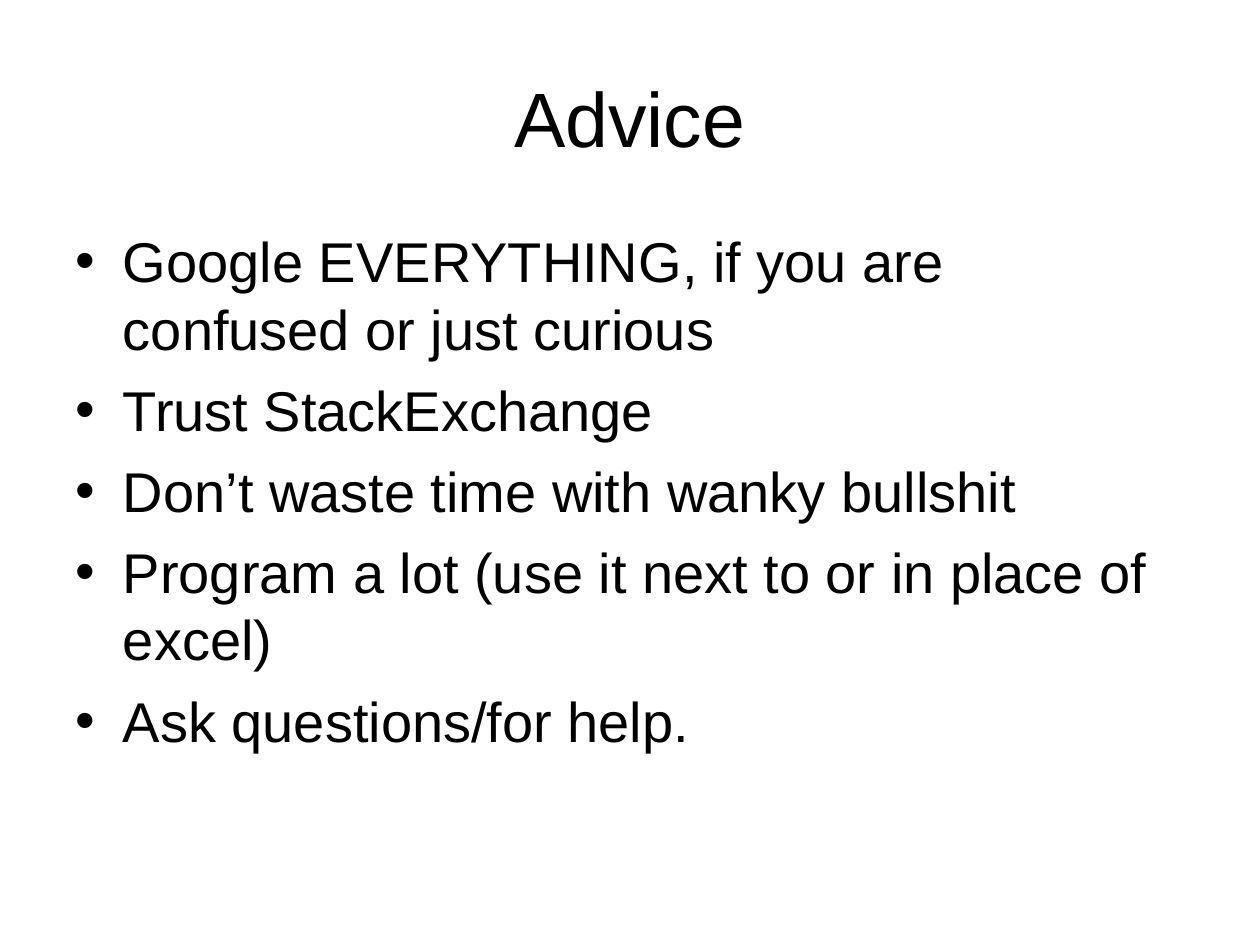
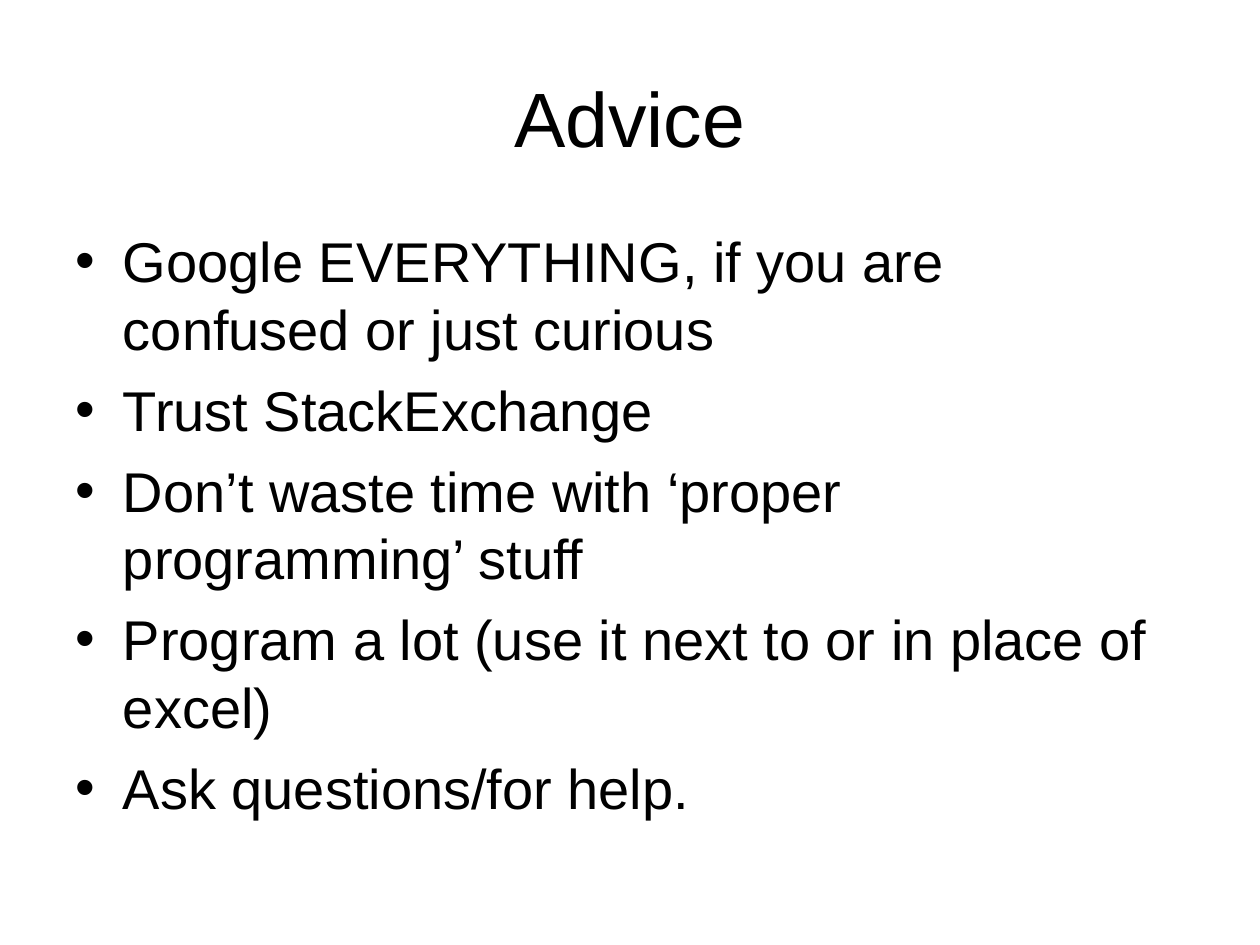
Before and after one commit to cdcox/PythonClassScripts, a slide deck: slide 11 of LectureForMeeting1.ppt. Drawn at 1260x945 pixels with LibreOffice and Linux fonts; fonts in the diff are those of the drawing. Boxes give left, top, right and bottom in pixels: in the first picture for what was removed or moved away, otherwise in the second. Text is boxed around its words. In the diff, an @@ line names an element or a change of style, - is before the commit and + after.

Commit message:
made it less agrressive

```diff
--- a/LectureForMeeting1.ppt
+++ b/LectureForMeeting1.ppt
@@ text at (123, 471, 841, 590): text changed @@
-• Don’t waste time with wanky bullshit
+• Don’t waste time with ‘proper programming’ stuff
```
